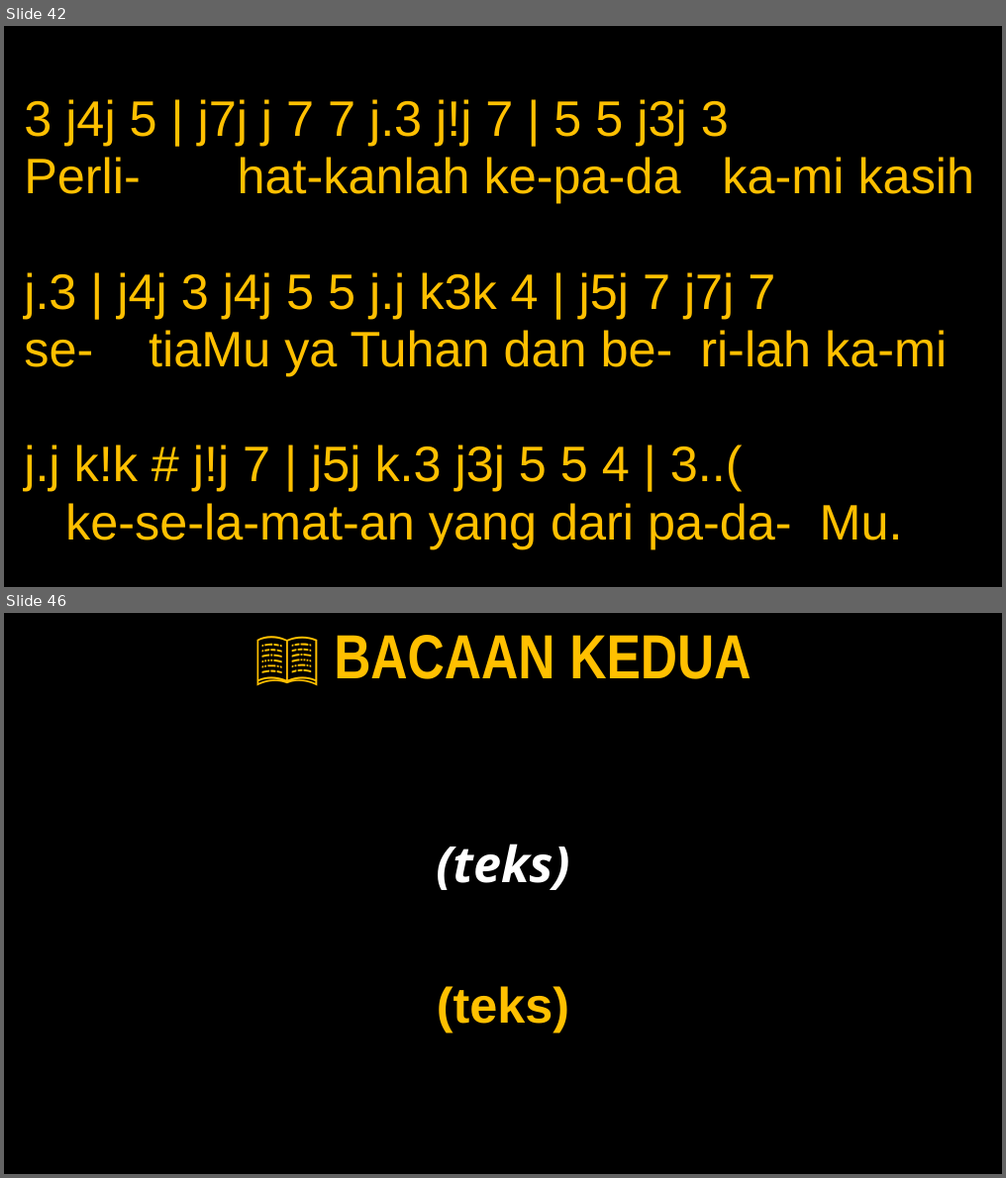
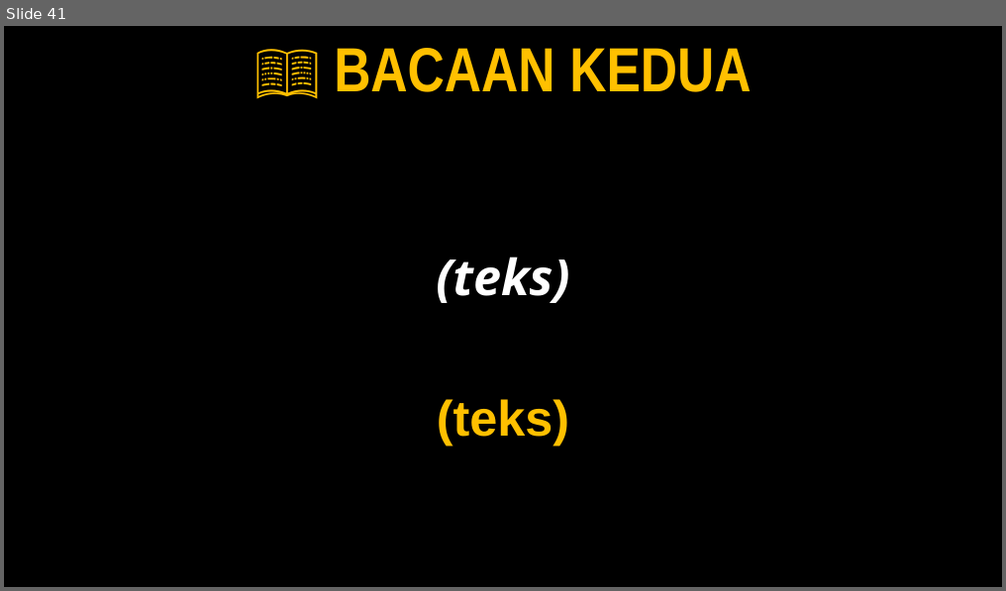
Before and after one commit to JasonEvan/Mikael-PPT-Maker, a slide deck: app/template/Template_Mingguan.pptx. Shown one above the other, each under a label of ours: slides 42 and 46 before the commit, slide 41 after it; the slides between them are not shown. The pictures are 1006x1178 and 1006x591 pixels, drawn with LibreOffice and Linux fonts; fonts in the diff are those of the drawing. Boxes give left, top, right and bottom in pixels: in the first picture for what was removed or moved away, otherwise in the second. Text is boxed around its words. In the diff, an @@ line names an element or a change of style, - is before the commit and + after.

```diff
--- a/app/template/Template_Mingguan.pptx
+++ b/app/template/Template_Mingguan.pptx
@@ slide 42 removed at box(4, 26, 1002, 587), background #000000 @@
@@ text removed at box(24, 99, 975, 549) @@
-3 j4j 5 | j7j j 7 7 j.3 j!j 7 | 5 5 j3j 3
-Perli- hat-kanlah ke-pa-da ka-mi kasih
-j.3 | j4j 3 j4j 5 5 j.j k3k 4 | j5j 7 j7j 7
-se- tiaMu ya Tuhan dan be- ri-lah ka-mi
-j.j k!k # j!j 7 | j5j k.3 j3j 5 5 4 | 3..(
-ke-se-la-mat-an yang dari pa-da- Mu.
@@ what was slide 46 is now slide 41 @@
```
Also in this commit, not shown: 4 other slides removed.
